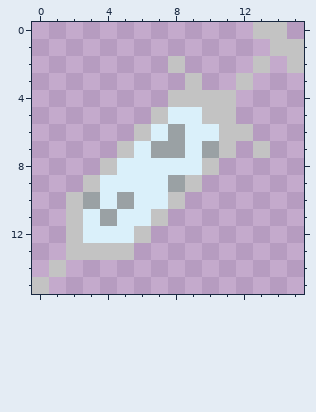
File history of a pixel-art sprite, src/main/resources/assets/vampirism/textures/skills/hunter.png. This is how it looked before the edit.
The file is 16x16 pixels. Colours within 5 levels of each other are drawn and written as one.
The result:
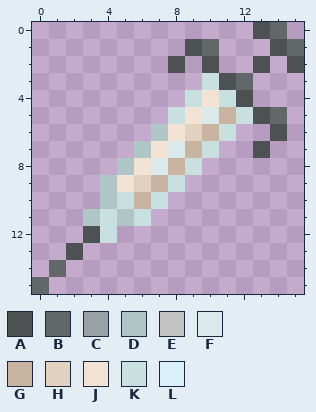
Palette (. is transparent): A #4d5151  B #626869  C #9aa1a4  D #b0c5c5  E #c3c3c3  F #dae9ea  G #c8b4a1  H #e2d1bf  J #f3e3d5  K #c8e0e0  L #daf0fa
The edit:
Changed rows in their new state; - is an unchanged pixel.
first column x 0:
 0 -------------AB-
 1 ---------AB---AB
 2 --------A-A--A-A
 3 ---------.KAB---
 4 --------.KJKA---
 5 -------.KJFGKAB-
 6 ------.DJHGK.-A-
 7 -----.DJFGK.-A--
 8 ----.DJFGK.-----
 9 ---.DJHGK.------
10 --..DKGK.-------
11 --.DKDK.--------
12 --.AK..---------
13 --A...----------
14 -B--------------
15 B---------------
